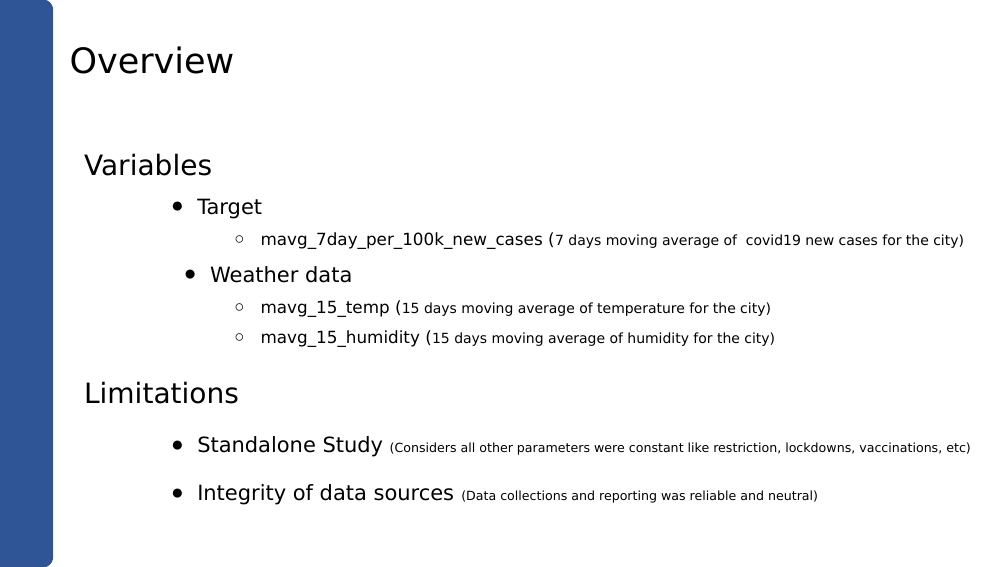
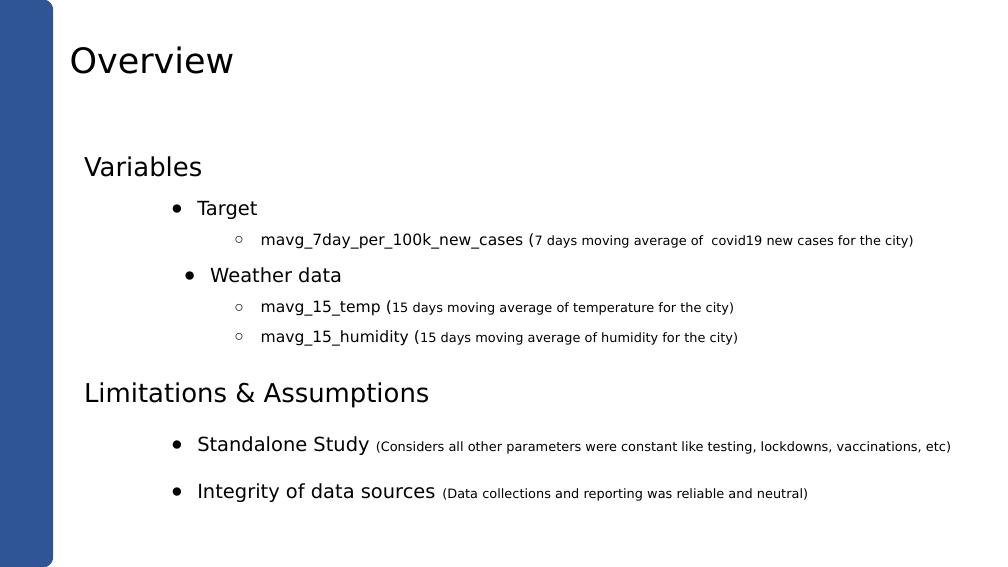
Before and after one commit to archinarula/Group-5-Project, a slide deck: slide 4 of Kushal_Work/Group_5-Presentation-V1_2.pptx. Drawn at 1008x567 pixels with LibreOffice and Linux fonts; fonts in the diff are those of the drawing. Boxes give left, top, right and bottom in pixels: in the first picture for what was removed or moved away, otherwise in the second. Text is boxed around its words. In the diff, an @@ line names an element or a change of style, - is before the commit and + after.

```diff
--- a/Kushal_Work/Group_5-Presentation-V1_2.pptx
+++ b/Kushal_Work/Group_5-Presentation-V1_2.pptx
@@ text at box(84, 156, 913, 502): size 20 to 18.5 pt in "Variables"; size 15 to 13.9 pt in "Target", "Weather data", "Integrity of data sources"; size 12 to 11.1 pt in "mavg_7day_per_100k_new_cases (7", "mavg_15_temp (15", "mavg_15_humidity (15"; size 10 to 9.2 pt in "(7 days moving average of covid19 new ...", "(15 days moving average of temperature for ...", "(15 days moving average of humidity for ..."; size 9 to 9.2 pt in "(Data collections and reporting was reliable and ..."; line spacing 0.8 to 0.9; line spacing 1.5 to 1.6; line spacing 1.9 to 2 @@
@@ text at box(84, 382, 951, 455): text changed; size 9 to 9.2 pt @@
-Limitations
-● Standalone Study (Considers all other parameters were constant like restriction, lockdowns, vaccinations, etc)
+Limitations & Assumptions
+● Standalone Study (Considers all other parameters were constant like testing, lockdowns, vaccinations, etc)
```
Also in this commit, not shown: 18 other slides changed.
